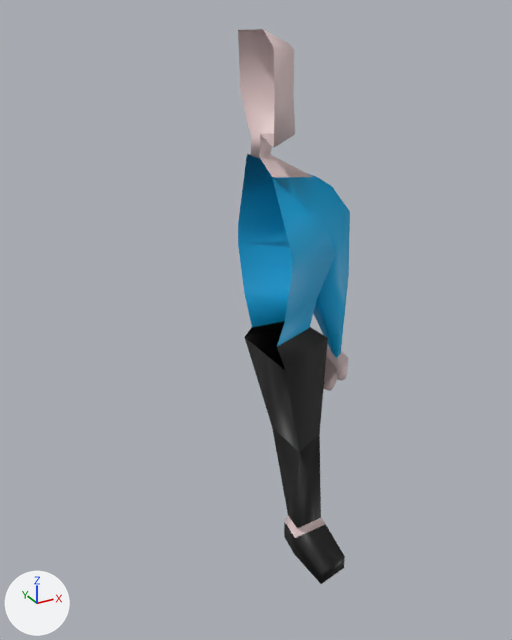
One commit to the glTF model models/poppetjeLB.gltf: the scene before it, then after it.
Before and after are seen from a 50 mm camera at (-3.75, -6.55, 6.68) aimed at (-0.11, 0.06, 3.38). Arrows for +X, +Y and +Z are at lower left; the lights stay in place. Vertices at the same position are counted once.
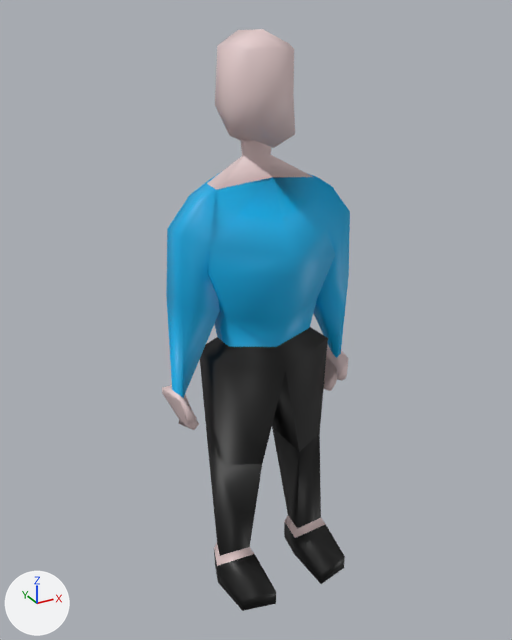
Pixel boxes (x1, y1, x2, y2) of what changed, in the pictures (512 x 640 px):
'Cube', reshaped (67% wider)
    before: (238, 29, 350, 584)
    after: (162, 29, 350, 611)
part 1 of me_cube, added
    after: (162, 29, 292, 611)
part 2 of me_cube, recoloured
    before: (238, 155, 318, 346)
    after: (272, 177, 318, 346)

The change, as a list of edits to the scene's bpy script:
```text
Add mat_lightblue:
    mat_lightblue = principled_material('lightblue')
    mat_lightblue.base_color = (0.0, 0.423, 0.799)  # cyan #00aee7
Change me_cube:
    used by ob_cube; location = (0.0, 0.0, 0.0)
    remove me_cube.from_pydata(...)  # 109 vertices, 190 faces; spans x 0.0..1.21, y -0.86..0.71, z -0.05..6.49
    add me_cube.from_pydata(...)  # 192 vertices, 380 faces; spans x -1.21..1.21, y -0.86..0.71, z -0.05..6.49
    me_cube part 1
    83 vertices are added at x -1.21..-0.15, y -0.86..0.45, z -0.05..6.35
    52 new faces join them, mat_lightblue (cyan #00aee7)
    40 new faces join them, mat_material_002 (black #000000)
    98 new faces join them, mat_material_003 (white #e7cece)
    me_cube part 2: 52 faces spanning x 0.0..1.14, y -0.52..0.71, z 2.6..5.2 switch from mat_material_001 (cyan #00afe7) to mat_lightblue (cyan #00aee7)
```
